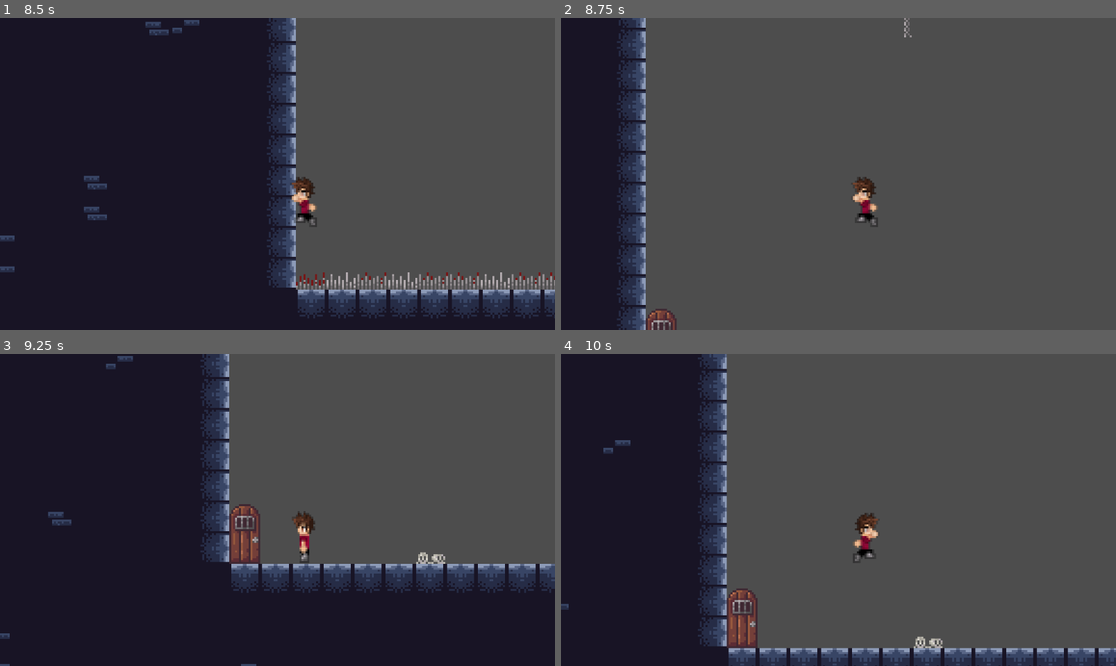
Above: before the commit, frames 1-4 (two rows, left to right).
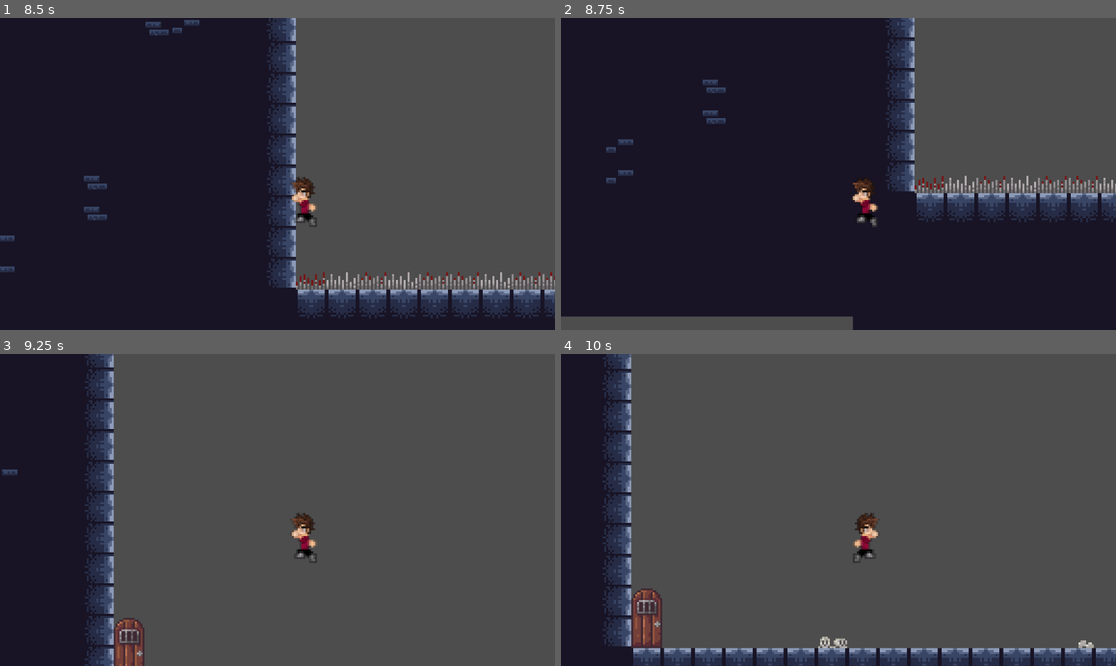
Above: after the commit, the same moments.

Repository: Rohan2335/Dungeonbasin
Game: Godot game, scene res://level2.tscn
The game is run twice, just before and just after one commit, with the same random seed, the same clock (stepped at 60 frames per second) and the same inputs. This scene is started directly instead of the project's main scene.
Inputs:
- Up to frame 1 (8.5 s): hold Right (ui_right) 0.53-2.03 s; tap Space (jump) at 0.77, 1.52, 3.02, 3.77, 4.52, 6.02, 6.77, 7.52 s; hold Left (ui_left) 2.03-4.28 s; hold Right (ui_right) 4.28-8.03 s; hold Left (ui_left) from 8.03 s (still down)
- Up to frame 2 (8.75 s): keep holding Left (ui_left)
- Up to frame 3 (9.25 s): keep holding Left (ui_left); tap Space (jump) at 9.02 s
- Up to frame 4 (10 s): release Left (ui_left) at 9.53 s; hold Right (ui_right) from 9.53 s (still down); tap Space (jump) at 9.77 s

Frame 1 is identical in both runs. In frame 2, 67% of the frame differs, in the area x 0-100%, y 0-100%; in frame 3, 44%; in frame 4, 23%.

Commit message:
Added candy and candy countine
Made death cooler too

Diff:
--- /dev/null
+++ b/halloweengame-1/candy.gd
@@ -0,0 +1,8 @@
+extends Area2D
+
+@onready var gamemanage: Node = %Gamemanage
+
+
+func _on_body_entered(_body: Node2D) -> void:
+	gamemanage.add_candy()
+	queue_free()
--- /dev/null
+++ b/halloweengame-1/candy.tscn
@@ -0,0 +1,23 @@
+[gd_scene load_steps=4 format=3 uid="uid://csoxqidwgv74p"]
+
+[ext_resource type="Texture2D" uid="uid://cou3qlnxwwe5q" path="res://assets/candy.png" id="1_etb2s"]
+[ext_resource type="Script" uid="uid://clk3a1ks2g4o3" path="res://candy.gd" id="1_pqqre"]
+
+[sub_resource type="RectangleShape2D" id="RectangleShape2D_etb2s"]
+size = Vector2(19, 11)
+
+[node name="Candy" type="Area2D"]
+collision_layer = 3
+collision_mask = 2
+script = ExtResource("1_pqqre")
+
+[node name="Sprite2D" type="Sprite2D" parent="."]
+position = Vector2(-8.75, -3.5)
+scale = Vector2(0.5731707, 0.65)
+texture = ExtResource("1_etb2s")
+
+[node name="CollisionShape2D" type="CollisionShape2D" parent="."]
+position = Vector2(-9, -3.5)
+shape = SubResource("RectangleShape2D_etb2s")
+
+[connection signal="body_entered" from="." to="." method="_on_body_entered"]
--- /dev/null
+++ b/halloweengame-1/gamemanage.gd
@@ -0,0 +1,7 @@
+extends Node
+var scora = 0
+@onready var score: Label = $"../CharacterBody2D/Score"
+
+func add_candy():
+	scora+= 1
+	score.text = " candy: " + str(scora)
--- a/halloweengame-1/killzone.gd
+++ b/halloweengame-1/killzone.gd
@@ -3,10 +3,15 @@
 @onready var timer: Timer = $Timer
 
 
-func _on_body_entered(_body: Node2D):
+func _on_body_entered(_body):
+
 	print("you died")
+
+#	Engine.time_scale = 0.5
 	timer.start()
+	_body.get_node("CollisionShape2D").queue_free()
 
 
 func _on_timer_timeout():
 	get_tree().reload_current_scene()
+	Engine.time_scale = 1
--- a/halloweengame-1/killzone.tscn
+++ b/halloweengame-1/killzone.tscn
@@ -8,7 +8,7 @@
 script = ExtResource("1_3brf5")
 
 [node name="Timer" type="Timer" parent="."]
-wait_time = 0.1
+wait_time = 0.5
 one_shot = true
 
 [connection signal="body_entered" from="." to="." method="_on_body_entered"]
--- a/halloweengame-1/level1.tscn
+++ b/halloweengame-1/level1.tscn
@@ -1,12 +1,51 @@
-[gd_scene load_steps=13 format=3 uid="uid://5xxk75r158ud"]
+[gd_scene load_steps=16 format=3 uid="uid://5xxk75r158ud"]
 
 [ext_resource type="Script" uid="uid://cdd576268nvie" path="res://damagenumbers.gd" id="1_i2041"]
+[ext_resource type="Script" uid="uid://cqo3dw6oktsi" path="res://gamemanage.gd" id="2_usj0q"]
 [ext_resource type="PackedScene" uid="uid://bia543lfn3shg" path="res://player.tscn" id="2_xy4tn"]
 [ext_resource type="PackedScene" uid="uid://dx0i7hi8mtyt8" path="res://healthbar.tscn" id="3_usj0q"]
 [ext_resource type="Texture2D" uid="uid://qi76quvrq4ka" path="res://assets/Dungeon Tile Set.png" id="4_5j5gb"]
 [ext_resource type="PackedScene" uid="uid://df27j6qxhsv1k" path="res://killzone.tscn" id="5_mx85b"]
 [ext_resource type="PackedScene" uid="uid://cyvamms6sdvei" path="res://skeleton.tscn" id="6_hx44q"]
 [ext_resource type="PackedScene" uid="uid://3vbdfudej4tg" path="res://levelprogression.tscn" id="7_n8vhr"]
+[ext_resource type="PackedScene" uid="uid://csoxqidwgv74p" path="res://candy.tscn" id="8_xy4tn"]
+
+[sub_resource type="FontFile" id="FontFile_usj0q"]
+cache/0/4/0/ascent = 0.0
+cache/0/4/0/descent = 0.0
+cache/0/4/0/underline_position = 0.0
+cache/0/4/0/underline_thickness = 0.0
+cache/0/4/0/scale = 1.0
+cache/0/16/0/ascent = 0.0
+cache/0/16/0/descent = 0.0
+cache/0/16/0/underline_position = 0.0
+cache/0/16/0/underline_thickness = 0.0
+cache/0/16/0/scale = 1.0
+cache/0/5/0/ascent = 0.0
+cache/0/5/0/descent = 0.0
+cache/0/5/0/underline_position = 0.0
+cache/0/5/0/underline_thickness = 0.0
+cache/0/5/0/scale = 1.0
+cache/0/6/0/ascent = 0.0
+cache/0/6/0/descent = 0.0
+cache/0/6/0/underline_position = 0.0
+cache/0/6/0/underline_thickness = 0.0
+cache/0/6/0/scale = 1.0
+cache/0/7/0/ascent = 0.0
+cache/0/7/0/descent = 0.0
+cache/0/7/0/underline_position = 0.0
+cache/0/7/0/underline_thickness = 0.0
+cache/0/7/0/scale = 1.0
+cache/0/8/0/ascent = 0.0
+cache/0/8/0/descent = 0.0
+cache/0/8/0/underline_position = 0.0
+cache/0/8/0/underline_thickness = 0.0
+cache/0/8/0/scale = 1.0
+cache/0/9/0/ascent = 0.0
+cache/0/9/0/descent = 0.0
+cache/0/9/0/underline_position = 0.0
+cache/0/9/0/underline_thickness = 0.0
+cache/0/9/0/scale = 1.0
 
 [sub_resource type="TileSetAtlasSource" id="TileSetAtlasSource_1bvp3"]
 texture = ExtResource("4_5j5gb")
@@ -244,12 +283,19 @@
 [node name="dungeonone" type="Node2D"]
 script = ExtResource("1_i2041")
 
+[node name="Gamemanage" type="Node" parent="."]
+unique_name_in_owner = true
+script = ExtResource("2_usj0q")
+
 [node name="CharacterBody2D" parent="." instance=ExtResource("2_xy4tn")]
 position = Vector2(1001, -36)
 
 [node name="Camera2D" type="Camera2D" parent="CharacterBody2D"]
 zoom = Vector2(4, 4)
-limit_bottom = 229
+limit_left = -9999992
+limit_top = -9999955
+limit_right = 10000008
+limit_bottom = 274
 
 [node name="Healthbar" parent="CharacterBody2D" instance=ExtResource("3_usj0q")]
 offset_left = 7.0
@@ -257,45 +303,80 @@
 offset_right = 22.0
 offset_bottom = 0.0
 
+[node name="Score" type="Label" parent="CharacterBody2D"]
+z_index = 1
+offset_left = -136.0
+offset_top = -80.0
+offset_right = -96.0
+offset_bottom = -57.0
+theme_override_fonts/font = SubResource("FontFile_usj0q")
+theme_override_font_sizes/font_size = 9
+text = "0
+"
+
 [node name="TileMap" type="TileMap" parent="."]
 tile_set = SubResource("TileSet_lquwl")
 format = 2
 layer_0/tile_data = PackedInt32Array(196607, 131072, 1, 131072, 131072, 1, 131073, 131072, 1, 131074, 131072, 1, 196606 …(136804 unchanged characters)…
 
-[node name="Killzone" parent="." instance=ExtResource("5_mx85b")]
+[node name="Nextlevel" parent="." instance=ExtResource("7_n8vhr")]
+position = Vector2(3726, 175)
+
+[node name="spawn" type="Marker2D" parent="."]
+
+[node name="Candy_" type="Node" parent="."]
+
+[node name="Candy" parent="Candy_" instance=ExtResource("8_xy4tn")]
+position = Vector2(244, -37)
+
+[node name="Candy2" parent="Candy_" instance=ExtResource("8_xy4tn")]
+position = Vector2(805, -185)
+
+[node name="Candy3" parent="Candy_" instance=ExtResource("8_xy4tn")]
+position = Vector2(1205, -10)
+
+[node name="Candy4" parent="Candy_" instance=ExtResource("8_xy4tn")]
+position = Vector2(2025, -102)
+
+[node name="Candy5" parent="Candy_" instance=ExtResource("8_xy4tn")]
+position = Vector2(2136, -168)
+
+[node name="Candy6" parent="Candy_" instance=ExtResource("8_xy4tn")]
+position = Vector2(3287, 194)
+
+[node name="Skeletons" type="Node" parent="."]
+
+[node name="Skeleton" parent="Skeletons" instance=ExtResource("6_hx44q")]
+position = Vector2(860, -194)
+
+[node name="Skeleton2" parent="Skeletons" instance=ExtResource("6_hx44q")]
+position = Vector2(737, -194)
+
+[node name="Skeleton3" parent="Skeletons" instance=ExtResource("6_hx44q")]
+position = Vector2(2156, -116)
+
+[node name="Skeleton4" parent="Skeletons" instance=ExtResource("6_hx44q")]
+position = Vector2(2244, -181)
+
+[node name="Deathworldy" type="Node" parent="."]
+
+[node name="Killzone" parent="Deathworldy" instance=ExtResource("5_mx85b")]
 position = Vector2(608, 90)
 
-[node name="CollisionShape2D" type="CollisionShape2D" parent="Killzone"]
+[node name="CollisionShape2D" type="CollisionShape2D" parent="Deathworldy/Killzone"]
 position = Vector2(-7.5, 0)
 shape = SubResource("RectangleShape2D_h2yge")
 
-[node name="Killzone2" parent="." instance=ExtResource("5_mx85b")]
+[node name="Killzone2" parent="Deathworldy" instance=ExtResource("5_mx85b")]
 position = Vector2(1571, 90)
 
-[node name="CollisionShape2D" type="CollisionShape2D" parent="Killzone2"]
+[node name="CollisionShape2D" type="CollisionShape2D" parent="Deathworldy/Killzone2"]
 position = Vector2(-2.5, 23)
 shape = SubResource("RectangleShape2D_i2041")
 
-[node name="Killzone3" parent="." instance=ExtResource("5_mx85b")]
+[node name="Killzone3" parent="Deathworldy" instance=ExtResource("5_mx85b")]
 position = Vector2(2755, 93)
 
-[node name="CollisionShape2D" type="CollisionShape2D" parent="Killzone3"]
+[node name="CollisionShape2D" type="CollisionShape2D" parent="Deathworldy/Killzone3"]
 position = Vector2(6, 46)
 shape = SubResource("RectangleShape2D_xy4tn")
-
-[node name="Skeleton" parent="." instance=ExtResource("6_hx44q")]
-position = Vector2(860, -194)
-
-[node name="Skeleton2" parent="." instance=ExtResource("6_hx44q")]
-position = Vector2(737, -194)
-
-[node name="Skeleton3" parent="." instance=ExtResource("6_hx44q")]
-position = Vector2(2156, -116)
-
-[node name="Skeleton4" parent="." instance=ExtResource("6_hx44q")]
-position = Vector2(2244, -181)
-
-[node name="Nextlevel" parent="." instance=ExtResource("7_n8vhr")]
-position = Vector2(3726, 175)
-
-[node name="spawn" type="Marker2D" parent="."]
Binary file added: halloweengame-1/assets/candy.png
Not shown, added: halloweengame-1/assets/candy.png.import
Not shown, added: halloweengame-1/candy.gd.uid
Not shown, added: halloweengame-1/gamemanage.gd.uid
